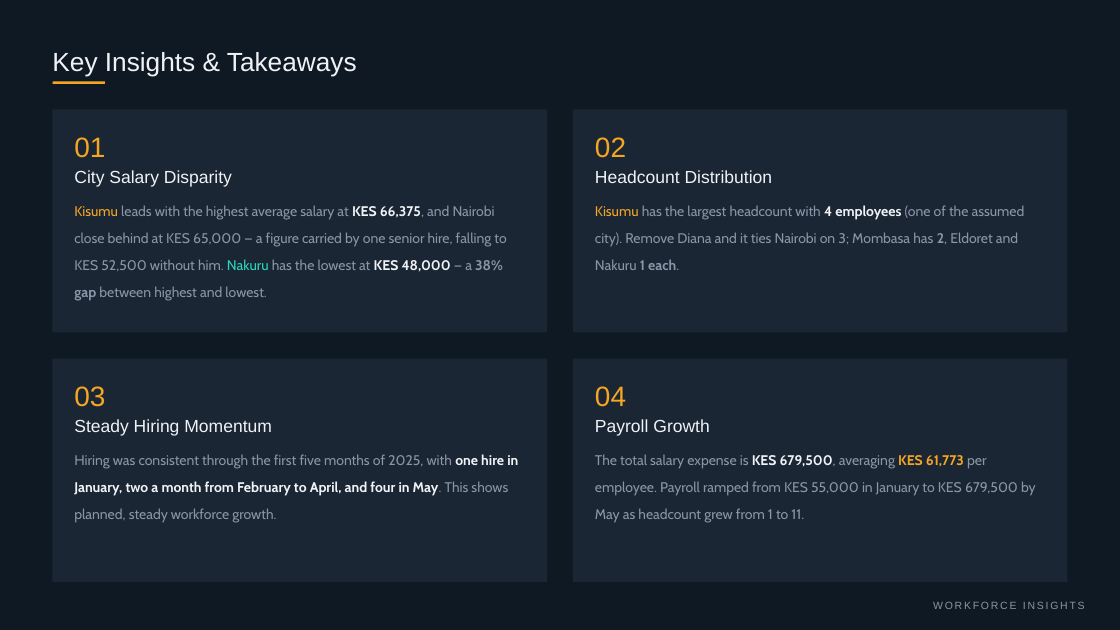
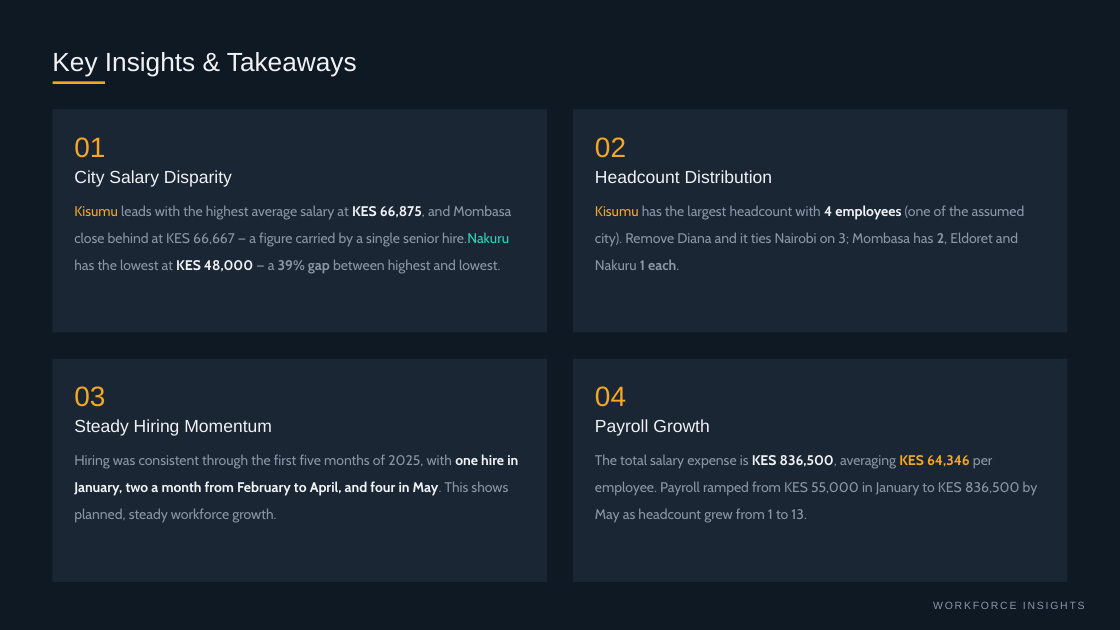
Before and after one commit to Riq-wq/employee-salary-headcount-dashboard, a slide deck: slide 15 of reports/Employee Salary & Headcount Dashboard.pptx. Drawn at 1120x630 pixels with LibreOffice and Linux fonts; fonts in the diff are those of the drawing. Boxes give left, top, right and bottom in pixels: in the first picture for what was removed or moved away, otherwise in the second. Text is boxed around its words. In the diff, an @@ line names an element or a change of style, - is before the commit and + after.

Commit message:
Update PPTX to 13-employee snapshot with London at Eldoret

```diff
--- a/reports/Employee Salary & Headcount Dashboard.pptx
+++ b/reports/Employee Salary & Headcount Dashboard.pptx
@@ text at (74, 205, 511, 274): text changed @@
-Kisumu leads with the highest average salary at KES 66,375, and Nairobi close behind at KES 65,000 — a figure carried by one senior hire, falling to KES 52,500 without him. Nakuru has the lowest at KES 48,000 — a 38% gap between highest and lowest.
+Kisumu leads with the highest average salary at KES 66,875, and Mombasa close behind at KES 66,667 — a figure carried by a single senior hire.Nakuru has the lowest at KES 48,000 — a 39% gap between highest and lowest.
@@ text at (595, 454, 1038, 523): text changed @@
-The total salary expense is KES 679,500, averaging KES 61,773 per employee. Payroll ramped from KES 55,000 in January to KES 679,500 by May as headcount grew from 1 to 11.
+The total salary expense is KES 836,500, averaging KES 64,346 per employee. Payroll ramped from KES 55,000 in January to KES 836,500 by May as headcount grew from 1 to 13.
```
Also in this commit, not shown: 6 other slides changed.
